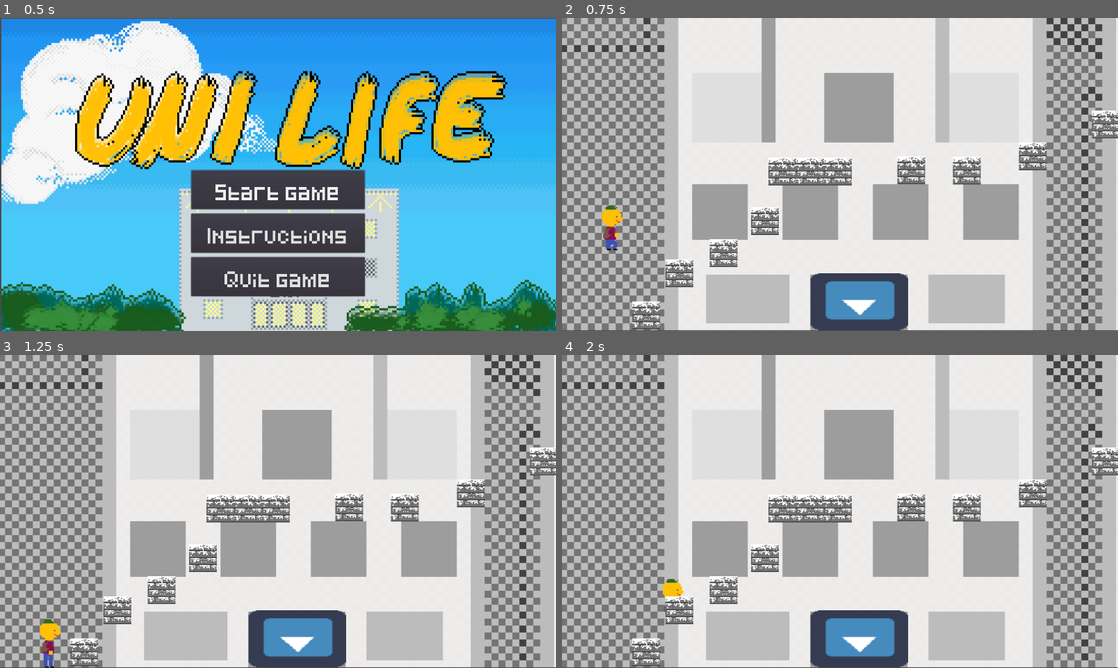
Above: before the commit, frames 1-4 (two rows, left to right).
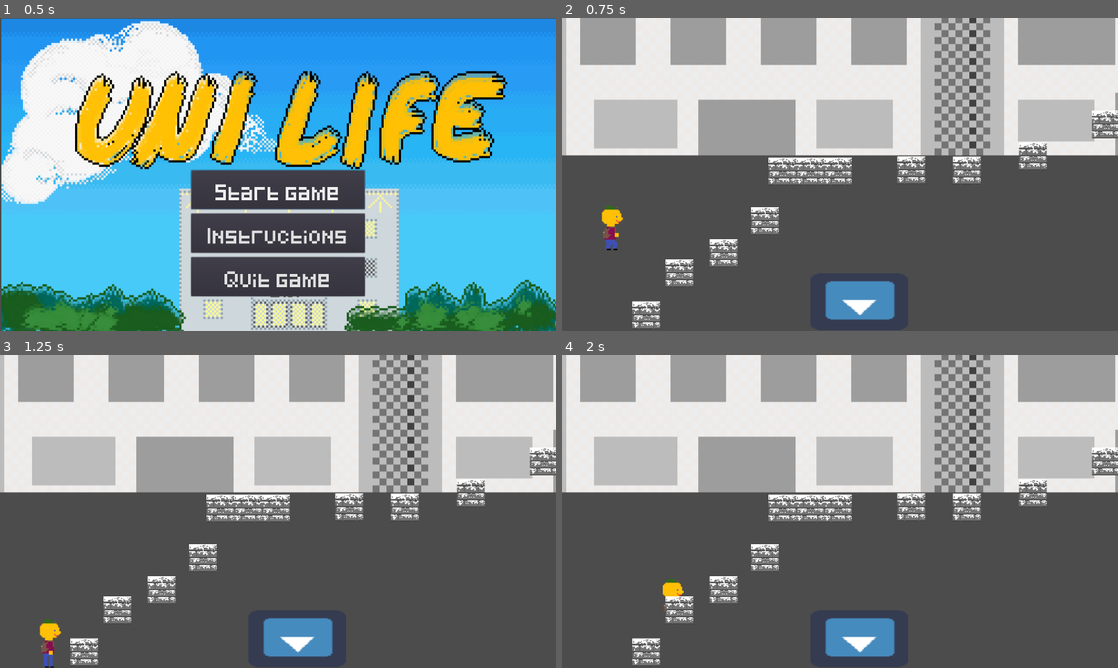
Above: after the commit, the same moments.

Repository: toniemin/uni-life-game
Game: Godot game, scene res://scenes/MainMenu.tscn
Two runs of this game, one before a commit and one after it. Both use one fixed random seed, a clock stepped at 60 frames per second and the inputs below. The engine's default icon, where the game draws it, is replaced by a stand-in: a white triangle on a blue panel in a dark square.
Inputs:
- Up to frame 1 (0.5 s): no input
- Up to frame 2 (0.75 s): click "Start game" at 0.5 s
- Up to frame 3 (1.25 s): no input
- Up to frame 4 (2 s): hold Right (ui_right) from 1.28 s (still down); hold Up (ui_up) from 1.28 s (still down)

Frame 1 is identical in both runs. In frame 2, 78% of the frame differs, in the area x 0-100%, y 0-100%; in frame 3, 78%; in frame 4, 78%.

Commit message:
Worked a bit on pausemenu and started reworking player scene by creating new scene Playerv2.tscn. Also started work on replacing animations.

Diff:
--- /dev/null
+++ b/New Game Project/Player.gd
@@ -0,0 +1,23 @@
+extends KinematicBody2D
+
+export var MAX_SPEED = 500
+export var DEFAULT_SPEED = 200
+export var DEFAULT_JUMP_HEIGHT = -550
+
+export var JUMP_SOUND = 10
+
+var motion = Vector2()
+
+var current_speed = DEFAULT_SPEED
+var current_jump_height = DEFAULT_JUMP_HEIGHT
+
+func _physics_process(delta):
+
+	if Input.is_action_pressed("ui_up"):
+		motion.y += current_jump_height
+	if Input.is_action_pressed("ui_right"):
+		motion.x += current_speed
+	if Input.is_action_pressed("ui_left"):
+		motion.x -= current_speed
+
+	pass
--- /dev/null
+++ b/New Game Project/scenes/PausePopup.gd
@@ -0,0 +1,23 @@
+extends PopupPanel
+
+func _ready():
+	$ContinueBtn.connect("pressed", this, "_on_ContinueBtn_pressed")
+	$QuitBtn.connect("pressed", this, "_on_QuitBtn_pressed")
+	connect("about_to_show", this, "_on_about_to_show")
+
+
+func _on_about_to_show():
+	get_tree().paused = true
+
+
+func _on_ContinueBtn_pressed():
+	get_tree().paused = false
+
+func _process(delta):
+	pass
+var index = 0
+func changeFocus(dir):
+	pass
+
+func _on_QuitBtn_pressed():
+	get_tree().quit()
--- /dev/null
+++ b/New Game Project/scenes/PausePopup.tscn
@@ -0,0 +1,119 @@
+[gd_scene load_steps=4 format=2]
+
+[ext_resource path="res://fonts/Pixeled.ttf" type="DynamicFontData" id=1]
+
+[sub_resource type="DynamicFont" id=1]
+
+size = 32
+use_mipmaps = false
+use_filter = false
+font_data = ExtResource( 1 )
+_sections_unfolded = [ "Extra Spacing", "Font", "Resource", "Settings" ]
+
+[sub_resource type="DynamicFont" id=2]
+
+size = 32
+use_mipmaps = false
+use_filter = false
+font_data = ExtResource( 1 )
+_sections_unfolded = [ "Font", "Settings" ]
+
+[node name="PopupPanel" type="PopupPanel" index="0"]
+
+anchor_left = 0.0
+anchor_top = 0.0
+anchor_right = 0.0
+anchor_bottom = 0.0
+margin_right = 480.0
+margin_bottom = 471.0
+rect_pivot_offset = Vector2( 0, 0 )
+rect_clip_content = false
+mouse_filter = 0
+mouse_default_cursor_shape = 0
+size_flags_horizontal = 1
+size_flags_vertical = 1
+popup_exclusive = false
+_sections_unfolded = [ "Focus", "Mouse", "Popup", "Rect", "Size Flags", "Theme", "Visibility", "custom_styles" ]
+
+[node name="MenuTitle" type="Label" parent="." index="0"]
+
+anchor_left = 0.0
+anchor_top = 0.0
+anchor_right = 0.0
+anchor_bottom = 0.0
+margin_left = 155.0
+margin_top = 22.0
+margin_right = 350.0
+margin_bottom = 113.0
+rect_pivot_offset = Vector2( 0, 0 )
+rect_clip_content = false
+mouse_filter = 2
+mouse_default_cursor_shape = 0
+size_flags_horizontal = 1
+size_flags_vertical = 4
+custom_fonts/font = SubResource( 1 )
+text = "PAUSED"
+percent_visible = 1.0
+lines_skipped = 0
+max_lines_visible = -1
+_sections_unfolded = [ "Visibility", "custom_fonts" ]
+
+[node name="ContinueBtn" type="Button" parent="." index="1"]
+
+anchor_left = 0.0
+anchor_top = 0.0
+anchor_right = 0.0
+anchor_bottom = 0.0
+margin_left = 46.0
+margin_top = 163.0
+margin_right = 446.0
+margin_bottom = 260.0
+rect_pivot_offset = Vector2( 0, 0 )
+rect_clip_content = false
+focus_mode = 2
+mouse_filter = 0
+mouse_default_cursor_shape = 0
+size_flags_horizontal = 1
+size_flags_vertical = 1
+custom_fonts/font = SubResource( 2 )
+toggle_mode = false
+enabled_focus_mode = 2
+shortcut = null
+group = null
+text = "CONTINUE"
+flat = false
+align = 1
+_sections_unfolded = [ "Rect", "custom_fonts" ]
+__meta__ = {
+"_edit_lock_": true
+}
+
+[node name="QuitBtn" type="Button" parent="." index="2"]
+
+anchor_left = 0.5
+anchor_top = 1.0
+anchor_right = 0.5
+anchor_bottom = 1.0
+margin_left = -195.0
+margin_top = -162.0
+margin_right = 205.0
+margin_bottom = -65.0
+rect_pivot_offset = Vector2( 0, 0 )
+rect_clip_content = false
+focus_mode = 2
+mouse_filter = 0
+mouse_default_cursor_shape = 0
+size_flags_horizontal = 1
+size_flags_vertical = 1
+custom_fonts/font = SubResource( 2 )
+toggle_mode = false
+enabled_focus_mode = 2
+shortcut = null
+group = null
+text = "QUIT GAME"
+flat = false
+align = 1
+_sections_unfolded = [ "Rect", "custom_fonts" ]
+__meta__ = {
+"_edit_lock_": true
+}
--- /dev/null
+++ b/New Game Project/scenes/Playerv2.tscn
@@ -0,0 +1,22 @@
+[gd_scene load_steps=2 format=2]
+
+[ext_resource path="res://Player.gd" type="Script" id=1]
+
+[node name="Player" type="KinematicBody2D" index="0"]
+
+position = Vector2( 350, 170 )
+input_pickable = false
+collision_layer = 1
+collision_mask = 1
+collision/safe_margin = 0.08
+script = ExtResource( 1 )
+MAX_SPEED = 500
+DEFAULT_SPEED = 200
+DEFAULT_JUMP_HEIGHT = -550
+JUMP_SOUND = 10
+
+[node name="Sprite" type="Sprite" parent="." index="0"]
+
+__meta__ = {
+"_edit_group_": true
+}
--- a/New Game Project/scenes/testworld (2).tscn
+++ b/New Game Project/scenes/testworld (2).tscn
@@ -43,7 +43,7 @@
 custom_solver_bias = 0.0
 extents = Vector2( 6.3537, 10 )
 
-[node name="world" type="Node"]
+[node name="world" type="Node" index="0"]
 
 [node name="Player" type="KinematicBody2D" parent="." index="0"]
 
@@ -121,7 +121,7 @@
 
 [node name="ParallaxLayer" type="ParallaxLayer" parent="ParallaxBackground" index="0"]
 
-position = Vector2( -4.43634, -1.85057 )
+position = Vector2( -262, -404 )
 motion_scale = Vector2( 1, 1 )
 motion_offset = Vector2( 0, 0 )
 motion_mirroring = Vector2( 0, 0 )
--- /dev/null
+++ b/New Game Project/scripts/AbstractLevel.gd
@@ -0,0 +1,8 @@
+extends Node
+
+var doors
+var classRooms
+var player
+
+func _ready():
+	player = $player
